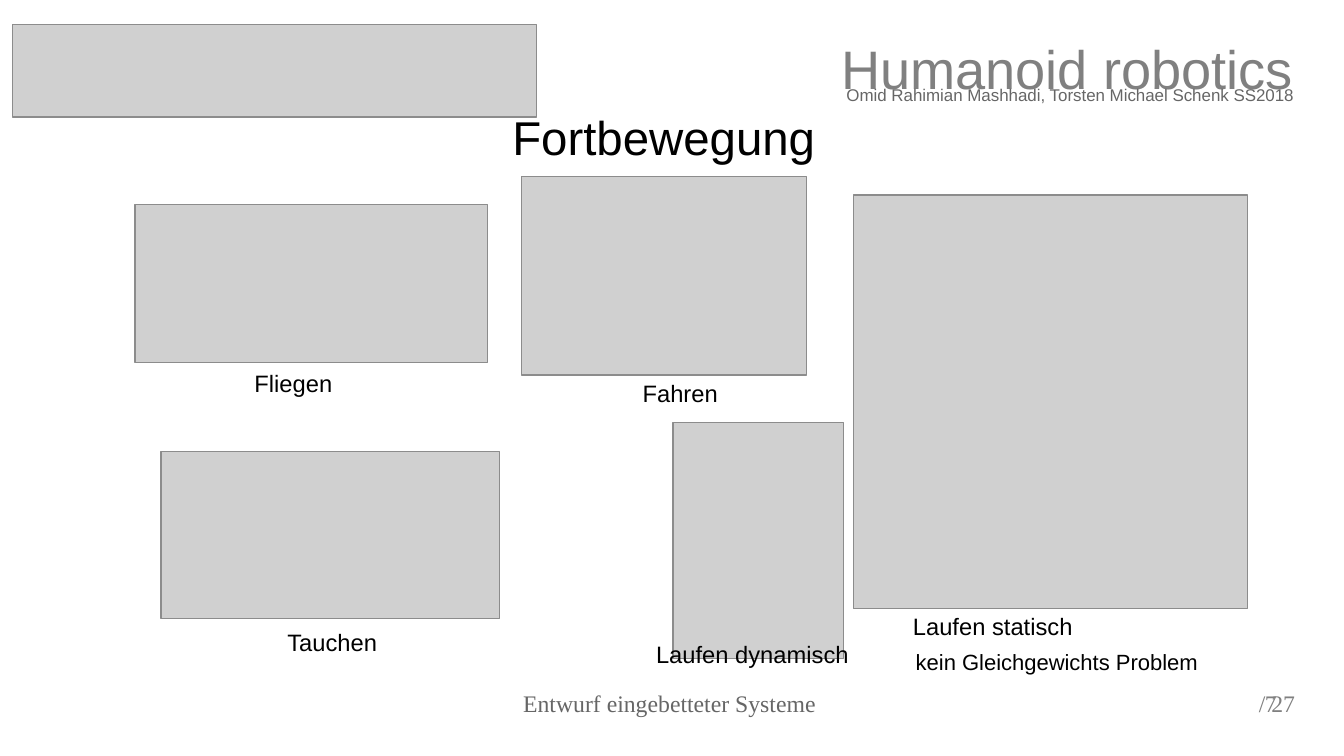
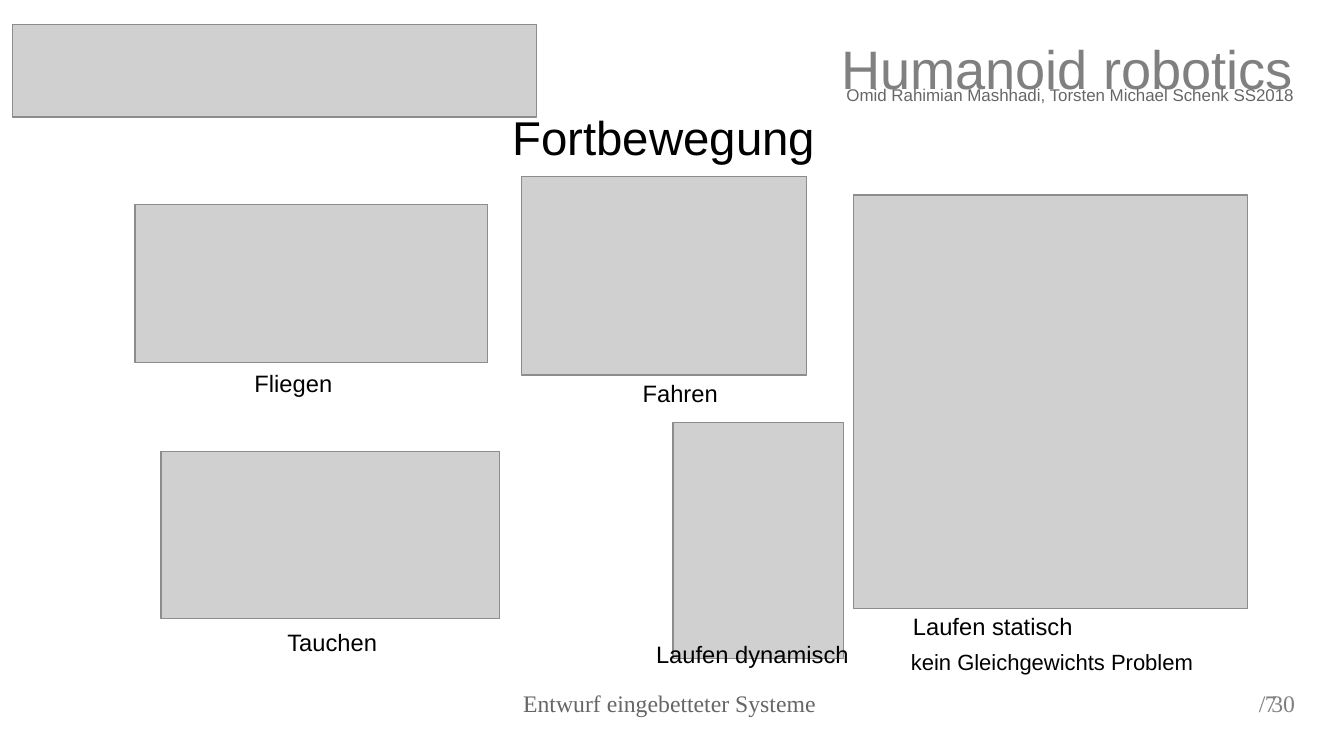
Before and after one commit to torstenschenk/beuth-avatar-ss2018, a slide deck: slide 7 of Presentation/HumanoidRobotic.odp. Drawn at 1344x756 pixels with LibreOffice and Linux fonts; fonts in the diff are those of the drawing; grey boxes stand for pictures. Boxes give left, top, right and bottom in pixels: in the first picture for what was removed or moved away, otherwise in the second. Text is boxed around its words. In the diff, an @@ line names an element or a change of style, - is before the commit and + after.

```diff
--- a/Presentation/HumanoidRobotic.odp
+++ b/Presentation/HumanoidRobotic.odp
@@ text "kein Gleichgewichts Problem": place and size @@
-text "kein Gleichgewichts Problem" at bbox=[916, 654, 1198, 675]
+text "kein Gleichgewichts Problem" at bbox=[911, 654, 1193, 675]
@@ text at bbox=[1271, 696, 1295, 712]: text changed @@
-/ 27
+/ 30
```
Also in this commit, not shown: 23 other slides changed, 5 slides added, 2 slides removed, 12 other files.
